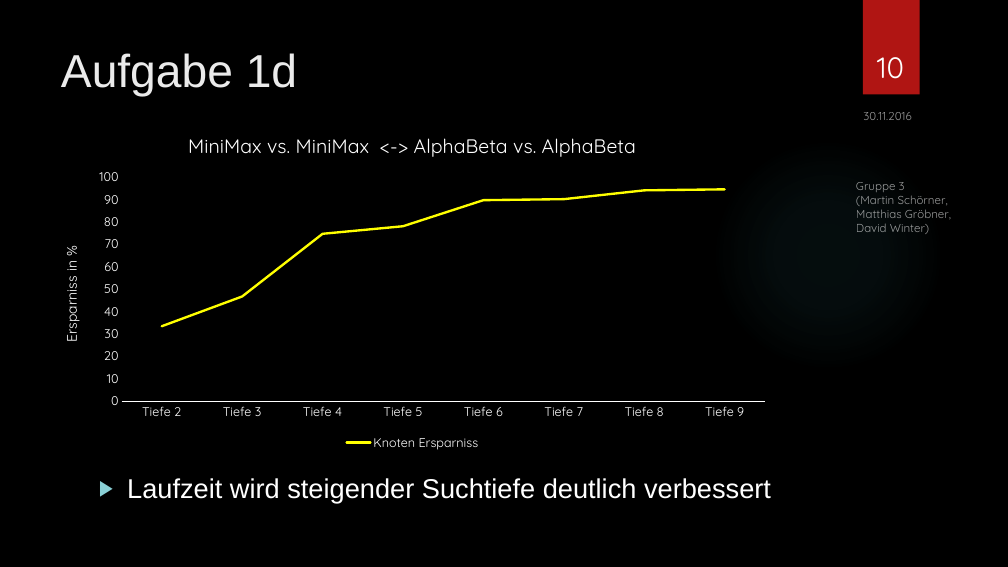
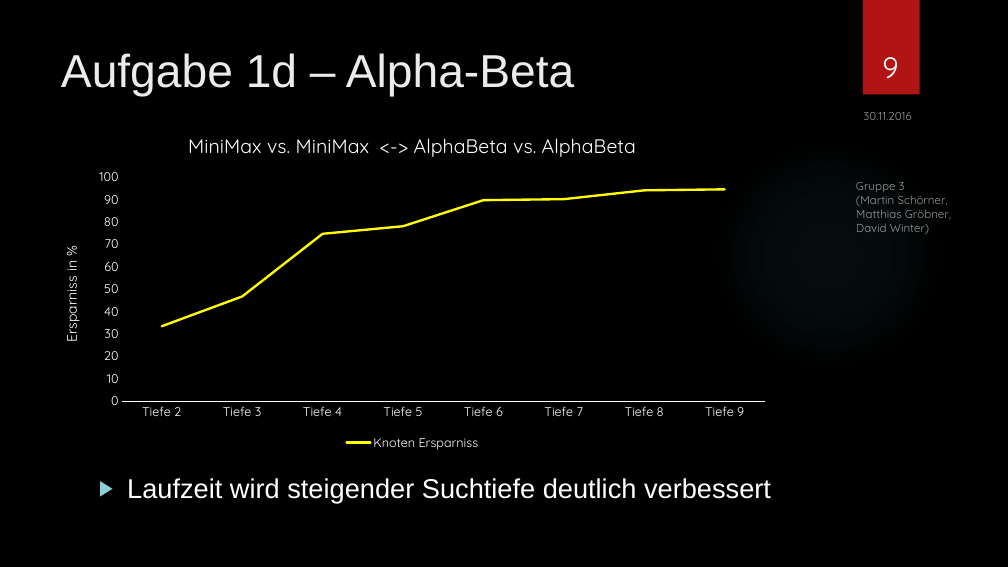
Before and after one commit to SOAS-Uni-Augsburg/ws16-17-group-03, a slide deck: slide 9 of Blatt-06/Präsentation.pptx (slide 10 before the commit). Drawn at 1008x567 pixels with LibreOffice and Linux fonts; fonts in the diff are those of the drawing; background and template pictures are left out. Boxes give left, top, right and bottom in pixels: in the first picture for what was removed or moved away, otherwise in the second. Text is boxed around its words. In the diff, an @@ line names an element or a change of style, - is before the commit and + after.

```diff
--- a/Blatt-06/Präsentation.pptx
+++ b/Blatt-06/Präsentation.pptx
@@ title at <box>61,53,574,97</box>: text changed @@
-Aufgabe 1d
+Aufgabe 1d – Alpha-Beta
@@ page number at <box>882,57,898,78</box>: text changed @@
-10
+9
```
Also in this commit, not shown: 8 other slides changed, 1 slide added, 1 slide removed.
